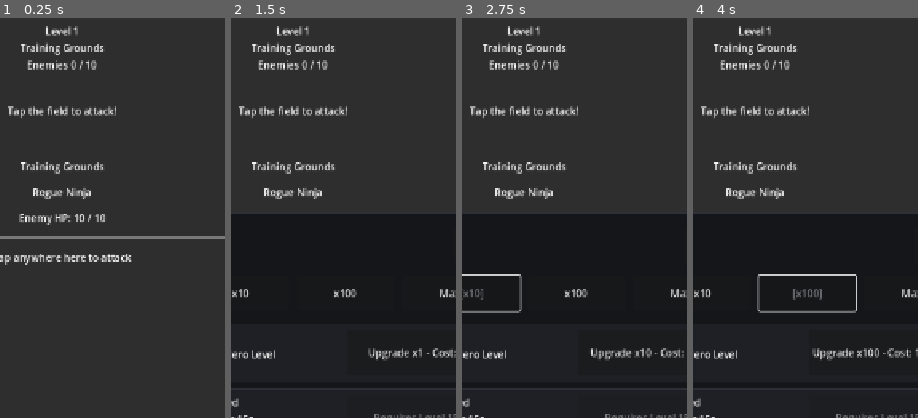
Above: before the commit, frames 1-4 (left to right).
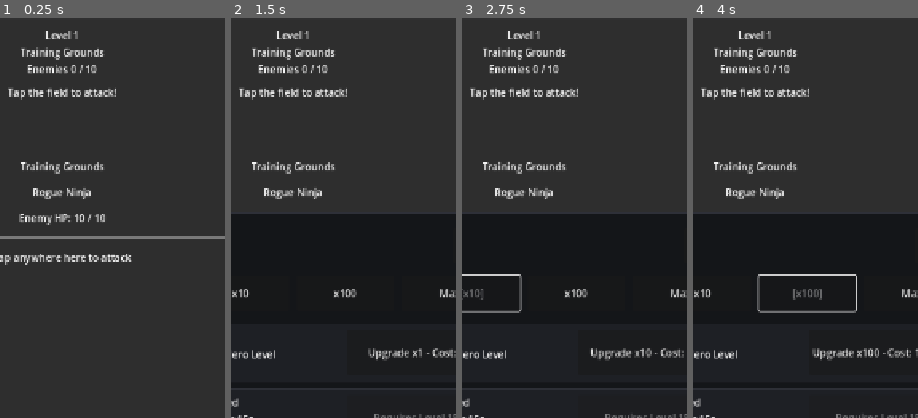
Above: after the commit, the same moments.

Repository: StanisRyz/naruto-clicker
Game: Godot game, scene res://scenes/main/Main.tscn
Same seed, same stepped clock (60 frames per second), same inputs: the game is played once before the commit and once after it.
Inputs (mouse positions are % of the whole screen's width and height, from its top left):
- Up to frame 1 (0.25 s): no input
- Up to frame 2 (1.5 s): click (50, 50) at 0.5 s; click "Upgrades" at 1.25 s
- Up to frame 3 (2.75 s): click "x10" at 2 s
- Up to frame 4 (4 s): click "x1" at 2.75 s; click "x100" at 3.5 s
The pictures show only the part of the screen within x 36-86%, y 26-76%; the shares and areas given below are measured in that part.

The runs differ from the first frame. In frame 1, 2.8% of the frame differs, in the area x 3-52%, y 2-25%; in frame 2, 2.8%; in frame 3, 2.8%; in frame 4, 2.8%.

Commit message:
Split stats and progress UI panels
Split the combined main StatsPanel into separate UI components.

Changes include:
- Add PrimaryStatsPanel for gold, character level, click damage, and partner DPS.
- Add ProgressInfoPanel for level, zone name, and enemy progress.
- Replace the old StatsPanel instance in ClickerScreen.
- Update ClickerScreen UI update flow to refresh both panels separately.
- Remove or deprecate the old combined StatsPanel if unused.
- Preserve existing gameplay systems and UI sheet behavior.

Diff:
--- a/scenes/game/ClickerScreen.gd
+++ b/scenes/game/ClickerScreen.gd
@@ -27,7 +27,8 @@
 var partner_damage_interval_epsilon: float = 0.000001
 var active_bottom_tab: String = ""
 
-@onready var stats_panel: StatsPanel = $MainContent/VBoxContainer/StatsPanel
+@onready var primary_stats_panel: PrimaryStatsPanel = $MainContent/VBoxContainer/PrimaryStatsPanel
+@onready var progress_info_panel: ProgressInfoPanel = $MainContent/VBoxContainer/ProgressInfoPanel
 @onready var game_field: GameField = $GameField
 @onready var ability_bar: AbilityBar = $AbilityBar
 @onready var status_label: Label = $MainContent/VBoxContainer/StatusLabel
@@ -104,7 +105,8 @@
 
 func _update_ui() -> void:
 	_update_bottom_bar_view()
-	stats_panel.update_view(state)
+	primary_stats_panel.update_view(state)
+	progress_info_panel.update_view(state)
 	game_field.update_view(state)
 	game_field.update_boss_timer(boss_time_left, boss_timer_active)
 	ability_bar.update_view(
--- a/scenes/game/ClickerScreen.tscn
+++ b/scenes/game/ClickerScreen.tscn
@@ -1,13 +1,14 @@
-[gd_scene load_steps=9 format=3]
+[gd_scene load_steps=10 format=3]
 
 [ext_resource type="Script" path="res://scenes/game/ClickerScreen.gd" id="1_ymqc8"]
-[ext_resource type="PackedScene" path="res://scenes/ui/StatsPanel.tscn" id="2_yinr5"]
+[ext_resource type="PackedScene" path="res://scenes/ui/PrimaryStatsPanel.tscn" id="2_primary"]
 [ext_resource type="PackedScene" path="res://scenes/ui/GameField.tscn" id="3_uv1kb"]
 [ext_resource type="PackedScene" path="res://scenes/ui/UpgradeSheet.tscn" id="4_vcx67"]
 [ext_resource type="PackedScene" path="res://scenes/ui/AbilityBar.tscn" id="5_3gfnf"]
 [ext_resource type="PackedScene" path="res://scenes/ui/PartnerSheet.tscn" id="6_lfl8p"]
 [ext_resource type="PackedScene" path="res://scenes/ui/PrestigeSheet.tscn" id="7_4qosh"]
 [ext_resource type="PackedScene" path="res://scenes/ui/SettlementSheet.tscn" id="8_3qslc"]
+[ext_resource type="PackedScene" path="res://scenes/ui/ProgressInfoPanel.tscn" id="9_progress"]
 
 [node name="ClickerScreen" type="Control"]
 layout_mode = 3
@@ -52,7 +53,11 @@
 text = "Naruto Clicker"
 horizontal_alignment = 1
 
-[node name="StatsPanel" parent="MainContent/VBoxContainer" instance=ExtResource("2_yinr5")]
+[node name="PrimaryStatsPanel" parent="MainContent/VBoxContainer" instance=ExtResource("2_primary")]
+layout_mode = 2
+mouse_filter = 2
+
+[node name="ProgressInfoPanel" parent="MainContent/VBoxContainer" instance=ExtResource("9_progress")]
 layout_mode = 2
 mouse_filter = 2
 
--- /dev/null
+++ b/scenes/ui/PrimaryStatsPanel.gd
@@ -0,0 +1,14 @@
+class_name PrimaryStatsPanel
+extends Control
+
+@onready var gold_value_label: Label = $VBoxContainer/GoldCard/Content/GoldValueLabel
+@onready var character_level_value_label: Label = $VBoxContainer/CharacterLevelCard/Content/CharacterLevelValueLabel
+@onready var damage_value_label: Label = $VBoxContainer/DamageCard/Content/DamageValueLabel
+@onready var partner_dps_value_label: Label = $VBoxContainer/PartnerDpsCard/Content/PartnerDpsValueLabel
+
+
+func update_view(state: ClickerState) -> void:
+	gold_value_label.text = "%d" % state.gold
+	character_level_value_label.text = "%d" % state.character_level
+	damage_value_label.text = "%d" % state.click_damage
+	partner_dps_value_label.text = "%d" % state.get_total_partner_dps()
--- /dev/null
+++ b/scenes/ui/PrimaryStatsPanel.tscn
@@ -0,0 +1,134 @@
+[gd_scene load_steps=3 format=3]
+
+[ext_resource type="Script" path="res://scenes/ui/PrimaryStatsPanel.gd" id="1_primary_stats"]
+
+[sub_resource type="StyleBoxFlat" id="StyleBoxFlat_stat_card"]
+bg_color = Color(0.12, 0.125, 0.145, 1)
+border_width_left = 1
+border_width_top = 1
+border_width_right = 1
+border_width_bottom = 1
+border_color = Color(0.22, 0.23, 0.26, 1)
+corner_radius_top_left = 6
+corner_radius_top_right = 6
+corner_radius_bottom_right = 6
+corner_radius_bottom_left = 6
+
+[node name="PrimaryStatsPanel" type="Control"]
+custom_minimum_size = Vector2(128, 242)
+mouse_filter = 2
+script = ExtResource("1_primary_stats")
+
+[node name="VBoxContainer" type="VBoxContainer" parent="."]
+layout_mode = 1
+anchors_preset = 15
+anchor_right = 1.0
+anchor_bottom = 1.0
+grow_horizontal = 2
+grow_vertical = 2
+mouse_filter = 2
+theme_override_constants/separation = 6
+
+[node name="GoldCard" type="PanelContainer" parent="VBoxContainer"]
+custom_minimum_size = Vector2(0, 56)
+layout_mode = 2
+mouse_filter = 2
+theme_override_styles/panel = SubResource("StyleBoxFlat_stat_card")
+
+[node name="Content" type="HBoxContainer" parent="VBoxContainer/GoldCard"]
+layout_mode = 2
+mouse_filter = 2
+theme_override_constants/separation = 8
+alignment = 1
+
+[node name="GoldIcon" type="ColorRect" parent="VBoxContainer/GoldCard/Content"]
+custom_minimum_size = Vector2(48, 48)
+layout_mode = 2
+mouse_filter = 2
+color = Color(1, 1, 1, 1)
+
+[node name="GoldValueLabel" type="Label" parent="VBoxContainer/GoldCard/Content"]
+layout_mode = 2
+mouse_filter = 2
+size_flags_horizontal = 3
+text = "0"
+horizontal_alignment = 1
+vertical_alignment = 1
+
+[node name="CharacterLevelCard" type="PanelContainer" parent="VBoxContainer"]
+custom_minimum_size = Vector2(0, 56)
+layout_mode = 2
+mouse_filter = 2
+theme_override_styles/panel = SubResource("StyleBoxFlat_stat_card")
+
+[node name="Content" type="HBoxContainer" parent="VBoxContainer/CharacterLevelCard"]
+layout_mode = 2
+mouse_filter = 2
+theme_override_constants/separation = 8
+alignment = 1
+
+[node name="CharacterLevelIcon" type="ColorRect" parent="VBoxContainer/CharacterLevelCard/Content"]
+custom_minimum_size = Vector2(48, 48)
+layout_mode = 2
+mouse_filter = 2
+color = Color(1, 1, 1, 1)
+
+[node name="CharacterLevelValueLabel" type="Label" parent="VBoxContainer/CharacterLevelCard/Content"]
+layout_mode = 2
+mouse_filter = 2
+size_flags_horizontal = 3
+text = "1"
+horizontal_alignment = 1
+vertical_alignment = 1
+
+[node name="DamageCard" type="PanelContainer" parent="VBoxContainer"]
+custom_minimum_size = Vector2(0, 56)
+layout_mode = 2
+mouse_filter = 2
+theme_override_styles/panel = SubResource("StyleBoxFlat_stat_card")
+
+[node name="Content" type="HBoxContainer" parent="VBoxContainer/DamageCard"]
+layout_mode = 2
+mouse_filter = 2
+theme_override_constants/separation = 8
+alignment = 1
+
+[node name="DamageIcon" type="ColorRect" parent="VBoxContainer/DamageCard/Content"]
+custom_minimum_size = Vector2(48, 48)
+layout_mode = 2
+mouse_filter = 2
+color = Color(1, 1, 1, 1)
+
+[node name="DamageValueLabel" type="Label" parent="VBoxContainer/DamageCard/Content"]
+layout_mode = 2
+mouse_filter = 2
+size_flags_horizontal = 3
+text = "1"
+horizontal_alignment = 1
+vertical_alignment = 1
+
+[node name="PartnerDpsCard" type="PanelContainer" parent="VBoxContainer"]
+custom_minimum_size = Vector2(0, 56)
+layout_mode = 2
+mouse_filter = 2
+theme_override_styles/panel = SubResource("StyleBoxFlat_stat_card")
+
+[node name="Content" type="HBoxContainer" parent="VBoxContainer/PartnerDpsCard"]
+layout_mode = 2
+mouse_filter = 2
+theme_override_constants/separation = 8
+alignment = 1
+
+[node name="PartnerDpsIcon" type="ColorRect" parent="VBoxContainer/PartnerDpsCard/Content"]
+custom_minimum_size = Vector2(48, 48)
+layout_mode = 2
+mouse_filter = 2
+color = Color(1, 1, 1, 1)
+
+[node name="PartnerDpsValueLabel" type="Label" parent="VBoxContainer/PartnerDpsCard/Content"]
+layout_mode = 2
+mouse_filter = 2
+size_flags_horizontal = 3
+text = "0"
+horizontal_alignment = 1
+vertical_alignment = 1
--- /dev/null
+++ b/scenes/ui/ProgressInfoPanel.gd
@@ -0,0 +1,15 @@
+class_name ProgressInfoPanel
+extends Control
+
+@onready var level_label: Label = $VBoxContainer/LevelLabel
+@onready var zone_name_label: Label = $VBoxContainer/ZoneNameLabel
+@onready var enemies_label: Label = $VBoxContainer/EnemiesLabel
+
+
+func update_view(state: ClickerState) -> void:
+	level_label.text = "Level %d" % state.current_level
+	zone_name_label.text = "%s" % state.zone_name
+	enemies_label.text = "Enemies %d / %d" % [
+		state.enemies_defeated_on_level,
+		state.enemies_required_per_level,
+	]
--- /dev/null
+++ b/scenes/ui/ProgressInfoPanel.tscn
@@ -0,0 +1,37 @@
+[gd_scene load_steps=2 format=3]
+
+[ext_resource type="Script" path="res://scenes/ui/ProgressInfoPanel.gd" id="1_progress_info"]
+
+[node name="ProgressInfoPanel" type="Control"]
+custom_minimum_size = Vector2(128, 70)
+mouse_filter = 2
+script = ExtResource("1_progress_info")
+
+[node name="VBoxContainer" type="VBoxContainer" parent="."]
+layout_mode = 1
+anchors_preset = 15
+anchor_right = 1.0
+anchor_bottom = 1.0
+grow_horizontal = 2
+grow_vertical = 2
+mouse_filter = 2
+theme_override_constants/separation = 4
+
+[node name="LevelLabel" type="Label" parent="VBoxContainer"]
+layout_mode = 2
+mouse_filter = 2
+text = "Level 1"
+horizontal_alignment = 1
+
+[node name="ZoneNameLabel" type="Label" parent="VBoxContainer"]
+layout_mode = 2
+mouse_filter = 2
+text = "Training Grounds"
+horizontal_alignment = 1
+autowrap_mode = 3
+
+[node name="EnemiesLabel" type="Label" parent="VBoxContainer"]
+layout_mode = 2
+mouse_filter = 2
+text = "Enemies 0 / 10"
+horizontal_alignment = 1
--- a/scenes/ui/StatsPanel.gd
+++ /dev/null
@@ -1,23 +0,0 @@
-class_name StatsPanel
-extends Control
-
-@onready var gold_value_label: Label = $VBoxContainer/PrimaryStatsContainer/GoldCard/Content/GoldValueLabel
-@onready var character_level_value_label: Label = $VBoxContainer/PrimaryStatsContainer/CharacterLevelCard/Content/CharacterLevelValueLabel
-@onready var damage_value_label: Label = $VBoxContainer/PrimaryStatsContainer/DamageCard/Content/DamageValueLabel
-@onready var partner_dps_value_label: Label = $VBoxContainer/PrimaryStatsContainer/PartnerDpsCard/Content/PartnerDpsValueLabel
-@onready var level_label: Label = $VBoxContainer/ProgressInfoContainer/LevelLabel
-@onready var zone_name_label: Label = $VBoxContainer/ProgressInfoContainer/ZoneNameLabel
-@onready var enemies_label: Label = $VBoxContainer/ProgressInfoContainer/EnemiesLabel
-
-
-func update_view(state: ClickerState) -> void:
-	gold_value_label.text = "%d" % state.gold
-	character_level_value_label.text = "%d" % state.character_level
-	damage_value_label.text = "%d" % state.click_damage
-	partner_dps_value_label.text = "%d" % state.get_total_partner_dps()
-	level_label.text = "Level %d" % state.current_level
-	zone_name_label.text = "%s" % state.zone_name
-	enemies_label.text = "Enemies %d / %d" % [
-		state.enemies_defeated_on_level,
-		state.enemies_required_per_level,
-	]
--- a/scenes/ui/StatsPanel.tscn
+++ /dev/null
@@ -1,163 +0,0 @@
-[gd_scene load_steps=3 format=3]
-
-[ext_resource type="Script" path="res://scenes/ui/StatsPanel.gd" id="1_475bc"]
-
-[sub_resource type="StyleBoxFlat" id="StyleBoxFlat_stat_card"]
-bg_color = Color(0.12, 0.125, 0.145, 1)
-border_width_left = 1
-border_width_top = 1
-border_width_right = 1
-border_width_bottom = 1
-border_color = Color(0.22, 0.23, 0.26, 1)
-corner_radius_top_left = 6
-corner_radius_top_right = 6
-corner_radius_bottom_right = 6
-corner_radius_bottom_left = 6
-
-[node name="StatsPanel" type="Control"]
-custom_minimum_size = Vector2(128, 360)
-mouse_filter = 2
-script = ExtResource("1_475bc")
-
-[node name="VBoxContainer" type="VBoxContainer" parent="."]
-layout_mode = 1
-anchors_preset = 15
-anchor_right = 1.0
-anchor_bottom = 1.0
-grow_horizontal = 2
-grow_vertical = 2
-mouse_filter = 2
-theme_override_constants/separation = 8
-
-[node name="PrimaryStatsContainer" type="VBoxContainer" parent="VBoxContainer"]
-layout_mode = 2
-mouse_filter = 2
-theme_override_constants/separation = 6
-
-[node name="GoldCard" type="PanelContainer" parent="VBoxContainer/PrimaryStatsContainer"]
-custom_minimum_size = Vector2(0, 56)
-layout_mode = 2
-mouse_filter = 2
-theme_override_styles/panel = SubResource("StyleBoxFlat_stat_card")
-
-[node name="Content" type="HBoxContainer" parent="VBoxContainer/PrimaryStatsContainer/GoldCard"]
-layout_mode = 2
-mouse_filter = 2
-theme_override_constants/separation = 8
-alignment = 1
-
-[node name="GoldIcon" type="ColorRect" parent="VBoxContainer/PrimaryStatsContainer/GoldCard/Content"]
-custom_minimum_size = Vector2(48, 48)
-layout_mode = 2
-mouse_filter = 2
-color = Color(1, 1, 1, 1)
-
-[node name="GoldValueLabel" type="Label" parent="VBoxContainer/PrimaryStatsContainer/GoldCard/Content"]
-layout_mode = 2
-mouse_filter = 2
-size_flags_horizontal = 3
-text = "0"
-horizontal_alignment = 1
-vertical_alignment = 1
-
-[node name="CharacterLevelCard" type="PanelContainer" parent="VBoxContainer/PrimaryStatsContainer"]
-custom_minimum_size = Vector2(0, 56)
-layout_mode = 2
-mouse_filter = 2
-theme_override_styles/panel = SubResource("StyleBoxFlat_stat_card")
-
-[node name="Content" type="HBoxContainer" parent="VBoxContainer/PrimaryStatsContainer/CharacterLevelCard"]
-layout_mode = 2
-mouse_filter = 2
-theme_override_constants/separation = 8
-alignment = 1
-
-[node name="CharacterLevelIcon" type="ColorRect" parent="VBoxContainer/PrimaryStatsContainer/CharacterLevelCard/Content"]
-custom_minimum_size = Vector2(48, 48)
-layout_mode = 2
-mouse_filter = 2
-color = Color(1, 1, 1, 1)
-
-[node name="CharacterLevelValueLabel" type="Label" parent="VBoxContainer/PrimaryStatsContainer/CharacterLevelCard/Content"]
-layout_mode = 2
-mouse_filter = 2
-size_flags_horizontal = 3
-text = "1"
-horizontal_alignment = 1
-vertical_alignment = 1
-
-[node name="DamageCard" type="PanelContainer" parent="VBoxContainer/PrimaryStatsContainer"]
-custom_minimum_size = Vector2(0, 56)
-layout_mode = 2
-mouse_filter = 2
-theme_override_styles/panel = SubResource("StyleBoxFlat_stat_card")
-
-[node name="Content" type="HBoxContainer" parent="VBoxContainer/PrimaryStatsContainer/DamageCard"]
-layout_mode = 2
-mouse_filter = 2
-theme_override_constants/separation = 8
-alignment = 1
-
-[node name="DamageIcon" type="ColorRect" parent="VBoxContainer/PrimaryStatsContainer/DamageCard/Content"]
-custom_minimum_size = Vector2(48, 48)
-layout_mode = 2
-mouse_filter = 2
-color = Color(1, 1, 1, 1)
-
-[node name="DamageValueLabel" type="Label" parent="VBoxContainer/PrimaryStatsContainer/DamageCard/Content"]
-layout_mode = 2
-mouse_filter = 2
-size_flags_horizontal = 3
-text = "1"
-horizontal_alignment = 1
-vertical_alignment = 1
-
-[node name="PartnerDpsCard" type="PanelContainer" parent="VBoxContainer/PrimaryStatsContainer"]
-custom_minimum_size = Vector2(0, 56)
-layout_mode = 2
-mouse_filter = 2
-theme_override_styles/panel = SubResource("StyleBoxFlat_stat_card")
-
-[node name="Content" type="HBoxContainer" parent="VBoxContainer/PrimaryStatsContainer/PartnerDpsCard"]
-layout_mode = 2
-mouse_filter = 2
-theme_override_constants/separation = 8
-alignment = 1
-
-[node name="PartnerDpsIcon" type="ColorRect" parent="VBoxContainer/PrimaryStatsContainer/PartnerDpsCard/Content"]
-custom_minimum_size = Vector2(48, 48)
-layout_mode = 2
-mouse_filter = 2
-color = Color(1, 1, 1, 1)
-
-[node name="PartnerDpsValueLabel" type="Label" parent="VBoxContainer/PrimaryStatsContainer/PartnerDpsCard/Content"]
-layout_mode = 2
-mouse_filter = 2
-size_flags_horizontal = 3
-text = "0"
-horizontal_alignment = 1
-vertical_alignment = 1
-
-[node name="ProgressInfoContainer" type="VBoxContainer" parent="VBoxContainer"]
-layout_mode = 2
-mouse_filter = 2
-theme_override_constants/separation = 4
-
-[node name="LevelLabel" type="Label" parent="VBoxContainer/ProgressInfoContainer"]
-layout_mode = 2
-mouse_filter = 2
-text = "Level 1"
-horizontal_alignment = 1
-
-[node name="ZoneNameLabel" type="Label" parent="VBoxContainer/ProgressInfoContainer"]
-layout_mode = 2
-mouse_filter = 2
-text = "Training Grounds"
-horizontal_alignment = 1
-autowrap_mode = 3
-
-[node name="EnemiesLabel" type="Label" parent="VBoxContainer/ProgressInfoContainer"]
-layout_mode = 2
-mouse_filter = 2
-text = "Enemies 0 / 10"
-horizontal_alignment = 1
Not shown, added: scenes/ui/PrimaryStatsPanel.gd.uid
Not shown, added: scenes/ui/ProgressInfoPanel.gd.uid
Not shown, removed: scenes/ui/StatsPanel.gd.uid
Not shown, changed: AGENTS.md
Not shown, changed: README.md
